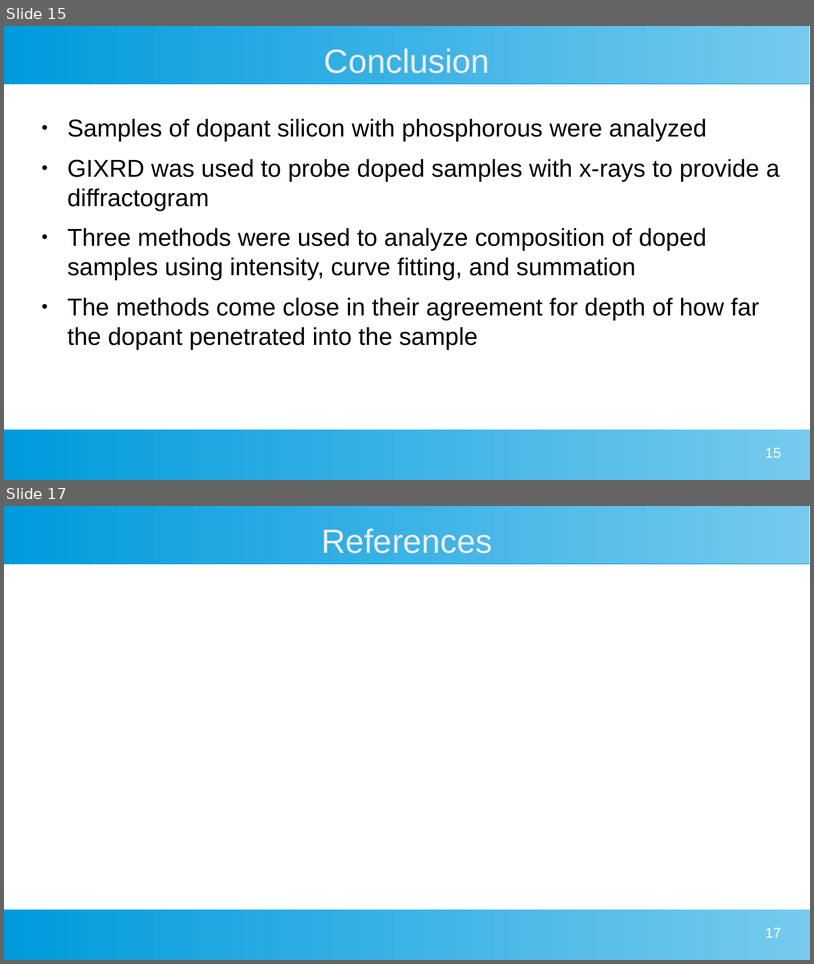
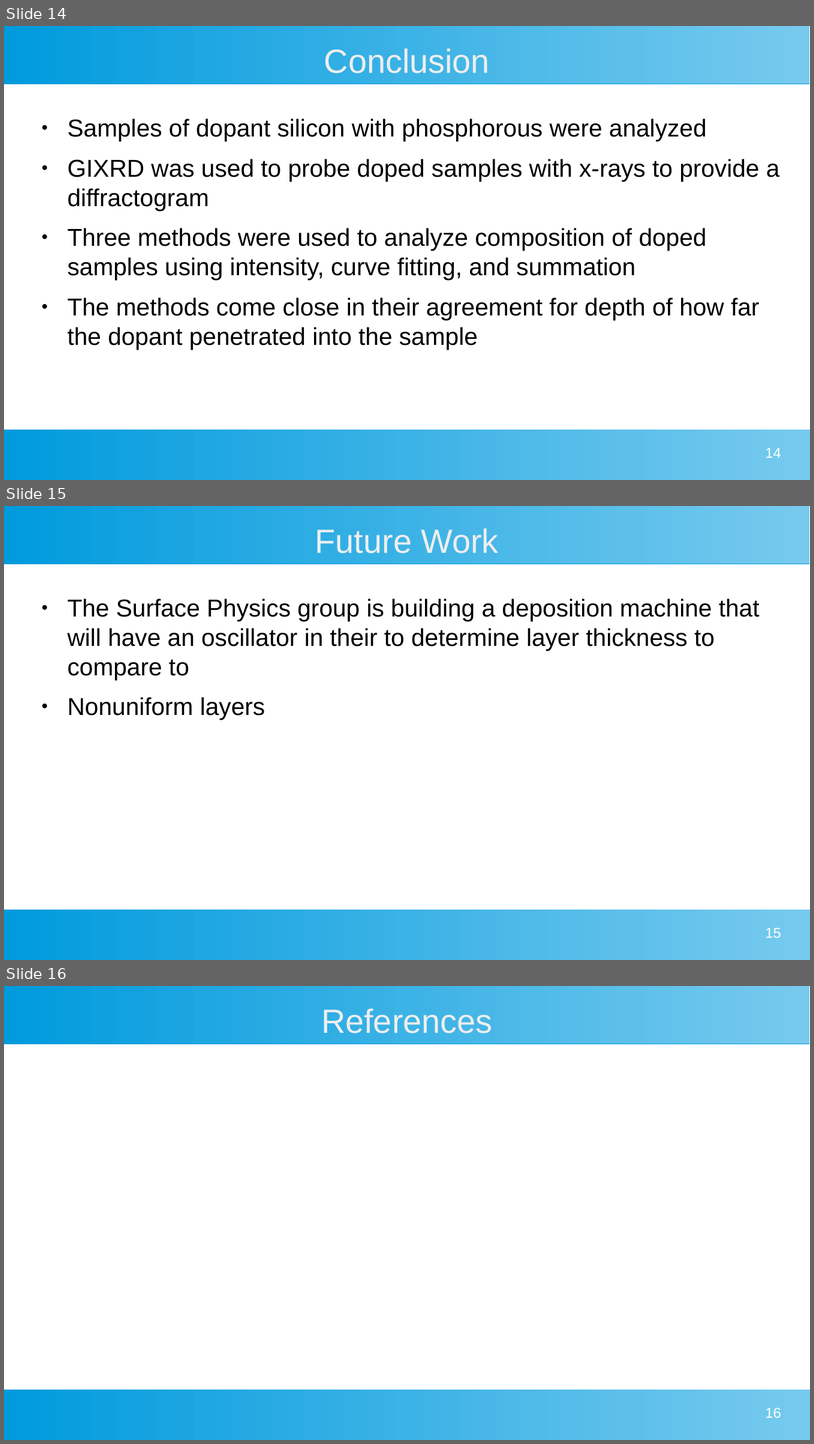
Before and after one commit to MarkS5001/GIXRD-Thesis, a slide deck: Thesis Defense Presentation.odp. Shown one above the other, each under a label of ours: slides 15 and 17 before the commit, slides 14, 15 and 16 after it; the slides between them are not shown. The pictures are 814x964 and 814x1444 pixels, drawn with LibreOffice and Linux fonts; fonts in the diff are those of the drawing. Boxes give left, top, right and bottom in pixels: in the first picture for what was removed or moved away, otherwise in the second. Text is boxed around its words. In the diff, an @@ line names an element or a change of style, - is before the commit and + after.

Commit message:
Added future work slide, and pictures

```diff
--- a/Thesis Defense Presentation.odp
+++ b/Thesis Defense Presentation.odp
@@ slide 15 added at (4,506,810,960), background #FFFFFF; not listed: 2 template elements that a slide beside it also shows @@
@@ title added at (315,528,499,553), 33 pt, text #EEEEEE @@
+Future Work
@@ text added at (68,598,760,720), 24 pt, text #000000 @@
+● The Surface Physics group is building a deposition machine that will have an oscillator in their to determine layer thickness to compare to
+● Nonuniform layers
@@ page number added at (765,927,781,937), 14 pt, text #FFFFFF @@
+15
@@ what was slide 15 is now slide 14 @@
@@ page number at (765,447,781,457): text changed @@
-15
+14
@@ what was slide 17 is now slide 16 @@
@@ page number at (765,1407,781,1417): text changed @@
-17
+16
```
Also in this commit, not shown: 3 slides changed, 1 other slide added, 3 slides removed.
